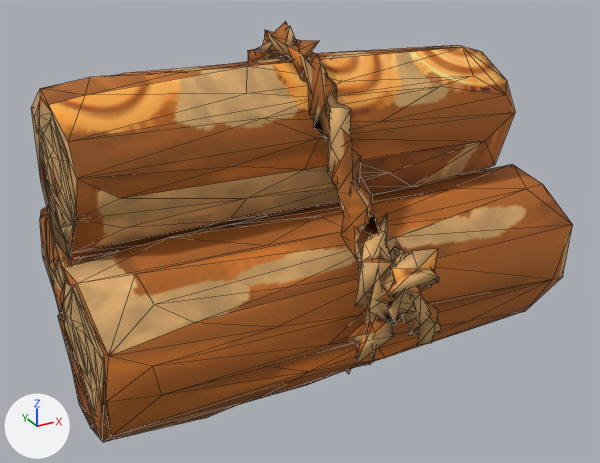
The glTF model HavenlineLevel1/assets/field/wood.glb, before and after one commit.
Before and after are seen from a camera (50 mm lens) standing at (-1.42, -2.65, 1.72) and looking at (-0.02, -0.11, 0.45). The lights are fixed; the arrows at lower left show +X, +Y and +Z. The first picture is the older version. Mesh edges are drawn as thin lines. Vertices at exactly the same position are counted once.

The scene before the commit, as lines of its bpy script (objects in view):
```python
me_mesh_0 = bpy.data.meshes.new('Mesh_0')
me_mesh_0.from_pydata(...)  # 833 vertices, 1544 faces; spans x -0.93..0.96, y -0.83..0.68, z -0.06..1.21
me_mesh_0.materials.append(mat_wood)  # picture img_image_0
ob_wood = bpy.data.objects.new('wood', me_mesh_0)
ob_wood.location = (0.0, 0.0, 0.0)
```
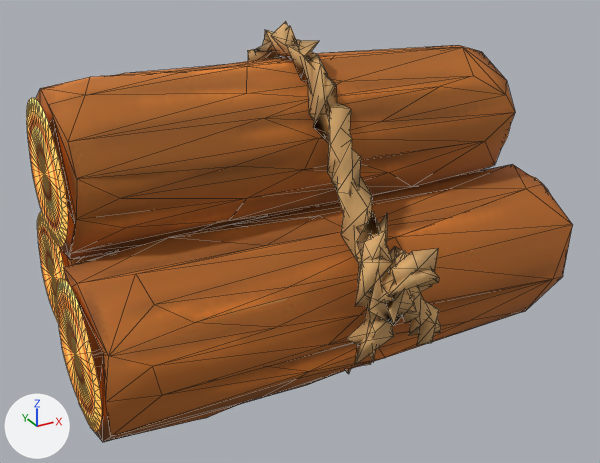
Location of each change, [x1, y1, x2, y2] in pixels of the pictures (600 x 463 px):
'wood', reshaped
    before: [31, 21, 573, 442]
    after: [27, 21, 573, 442]
part 1 of me_mesh_0, added (orange)
    after: [56, 278, 102, 431]
part 2 of me_mesh_0, added (orange)
    after: [37, 212, 65, 324]
part 3 of me_mesh_0, added (orange)
    after: [27, 98, 68, 247]
part 4 of me_mesh_0, deleted (brown)
    before: [35, 98, 105, 420]
part 5 of me_mesh_0, surface changed
    both: [36, 21, 573, 440]

What changed in the scene script:
```text
Add mat_honey_end_grain:
    mat_honey_end_grain = bpy.data.materials.new('Honey end grain')
    # uses the picture img_image_0
Change me_mesh_0:
    used by ob_wood; location = (0.0, 0.0, 0.0)
    remove me_mesh_0.from_pydata(...)  # 833 vertices, 1544 faces; spans x -0.93..0.96, y -0.83..0.68, z -0.06..1.21
    add me_mesh_0.from_pydata(...)  # 1207 vertices, 2091 faces; spans x -0.95..0.97, y -0.83..0.68, z -0.06..1.21
    me_mesh_0 part 1: a new loose piece of 85 vertices spanning x -0.95..-0.94, y -0.55..-0.04, z 0.04..0.55, in mat_honey_end_grain
    me_mesh_0 part 2: a new loose piece of 85 vertices spanning x -0.88..-0.87, y 0.02..0.52, z 0.06..0.55, in mat_honey_end_grain
    me_mesh_0 part 3: a new loose piece of 85 vertices spanning x -0.91, y -0.26..0.24, z 0.56..1.05, in mat_honey_end_grain
    me_mesh_0 part 4
    85 vertices are removed from x -0.92..-0.84, y -0.54..0.53, z 0.04..1.04
    138 faces are deleted
    me_mesh_0 part 5: 1179 kept faces spanning x -0.93..0.96, y -0.83..0.68, z -0.06..1.21 get new texture (UV) coordinates
    other edits to the shape of me_mesh_0 do not show in these pictures
    add me_mesh_0.materials.append(mat_honey_end_grain)
```
